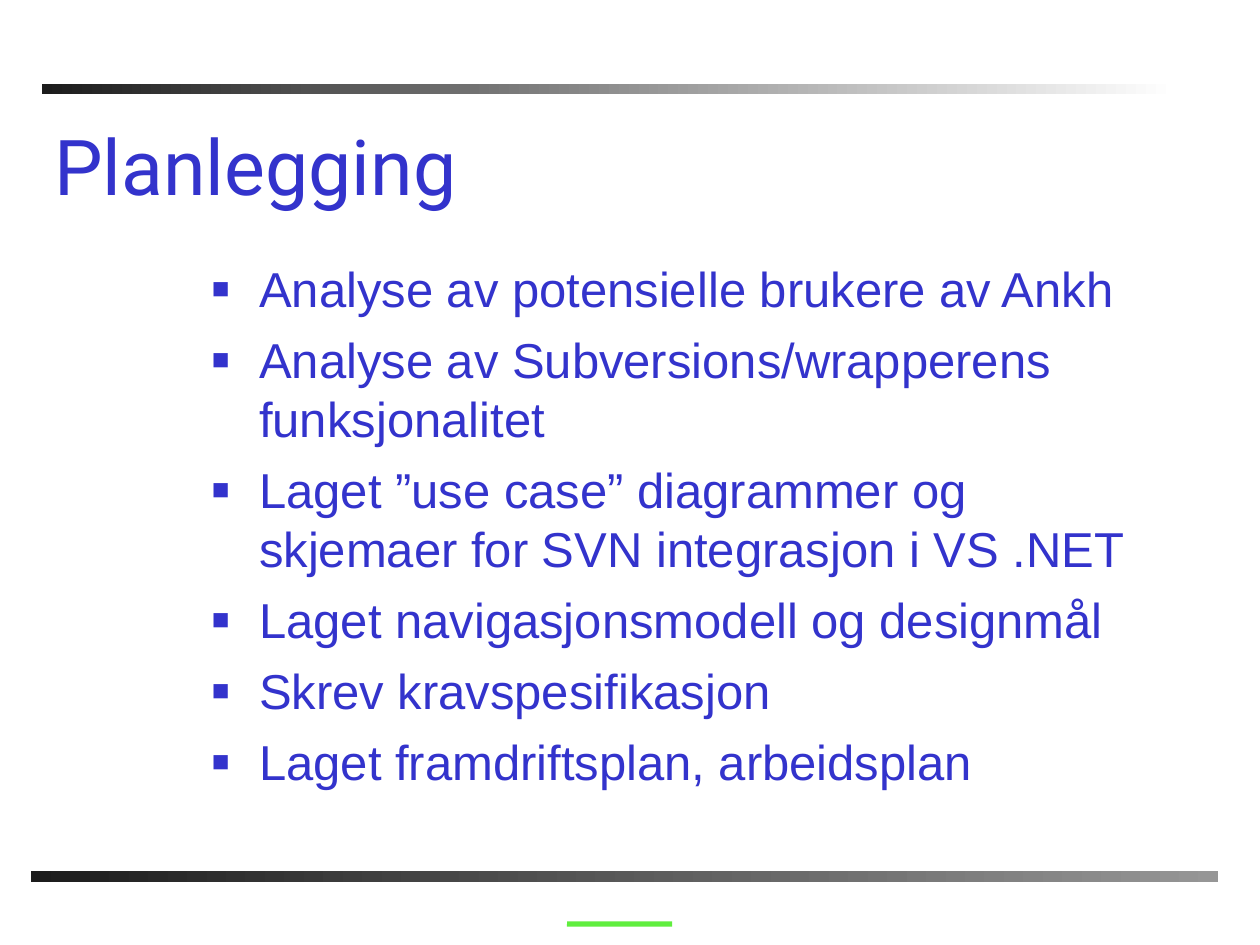
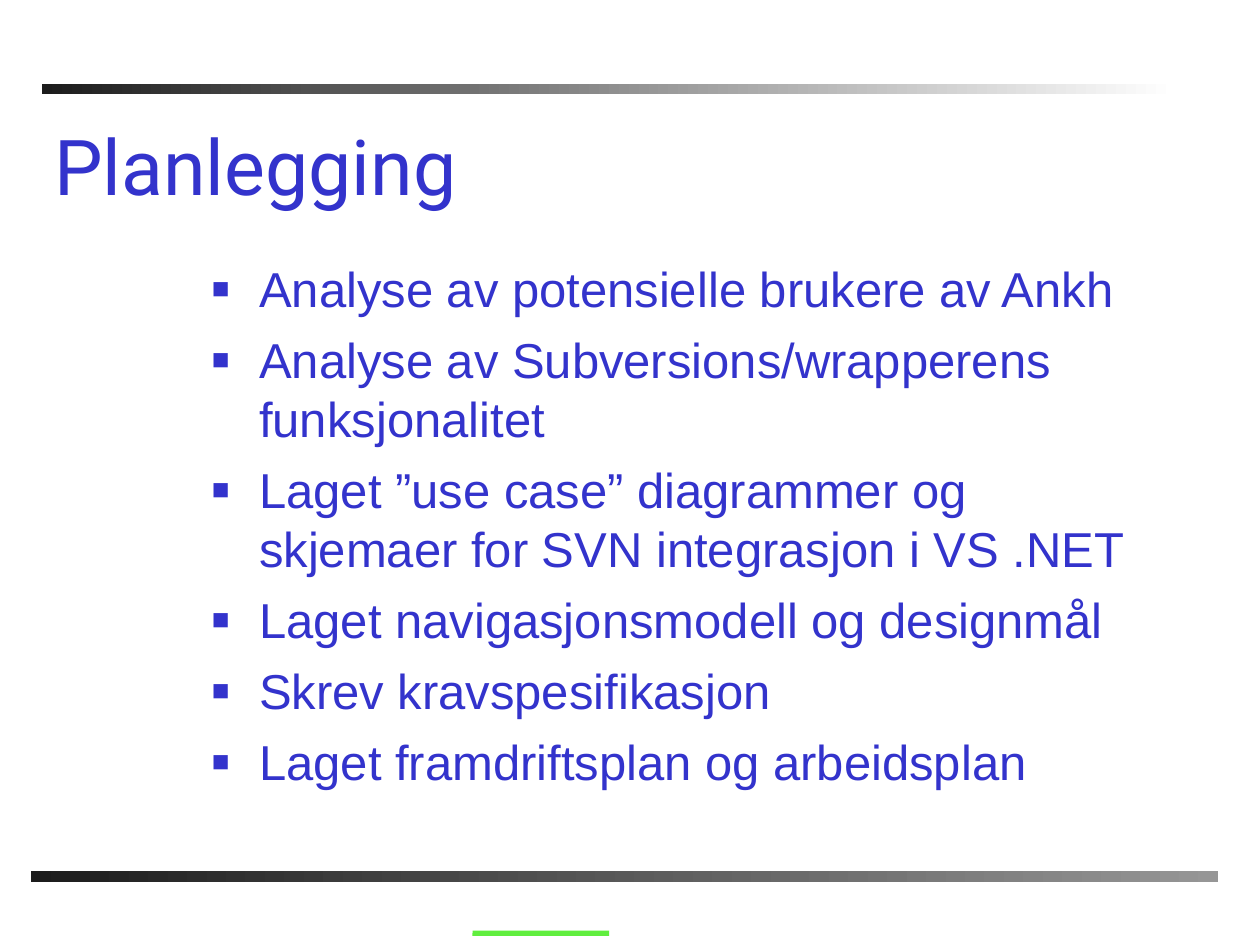
Before and after one commit to PhilJollans/AnkhSVN2019, a slide deck: slide 12 of doc/powerpoint/Subversion_addin_for_VS.NET.ppt (slide 18 before the commit). Drawn at 1260x945 pixels with LibreOffice and Linux fonts; fonts in the diff are those of the drawing; background and template pictures are left out. Boxes give left, top, right and bottom in pixels: in the first picture for what was removed or moved away, otherwise in the second. Text is boxed around its words. In the diff, an @@ line names an element or a change of style, - is before the commit and + after.

```diff
--- a/doc/powerpoint/Subversion_addin_for_VS.NET.ppt
+++ b/doc/powerpoint/Subversion_addin_for_VS.NET.ppt
@@ text at (259,744,1026,790): text changed @@
-■ Laget framdriftsplan, arbeidsplan
+■ Laget framdriftsplan og arbeidsplan
@@ line moved from (567, 924) - (672, 924) to (472, 934) - (609, 934) @@
```
Also in this commit, not shown: 14 other slides changed, 2 slides added, 8 slides removed.
